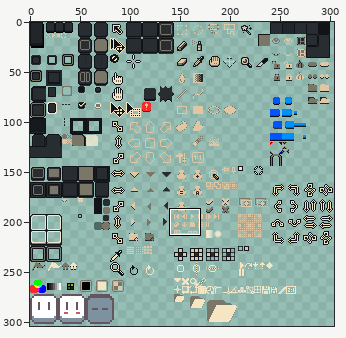
Sprite sheet -- sheet.png. Above: a wide view before the commit, with the close-up outlined.
Close-up. Before the edit:
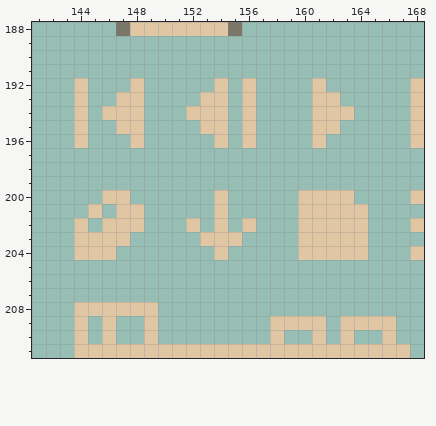
The file is 304x304 pixels. Pixels under 10% opacity are left out. Colours within 5 levels of each other are drawn and written as one. Shown: x 141..168, y 188..211.
New version:
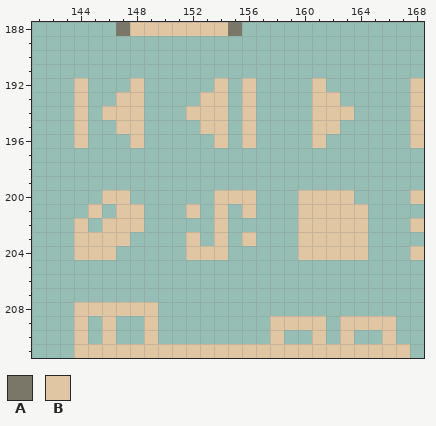
Palette (. is transparent): A #7b7768  B #e0c6a3
What changed:
The author put colour B in row 200 at x 155 to 156; in row 201 at x 152 and 156; in row 203 at x 152 and 156; in row 204 at x 152 to 153.
The author cleared colour B in row 202 at x 152 and 156; in row 203 at x 153 and 155.
Changed places in both close-ups, as pixel boxes (x1, y1, x2, y2):
changed: (186, 190, 256, 260)
